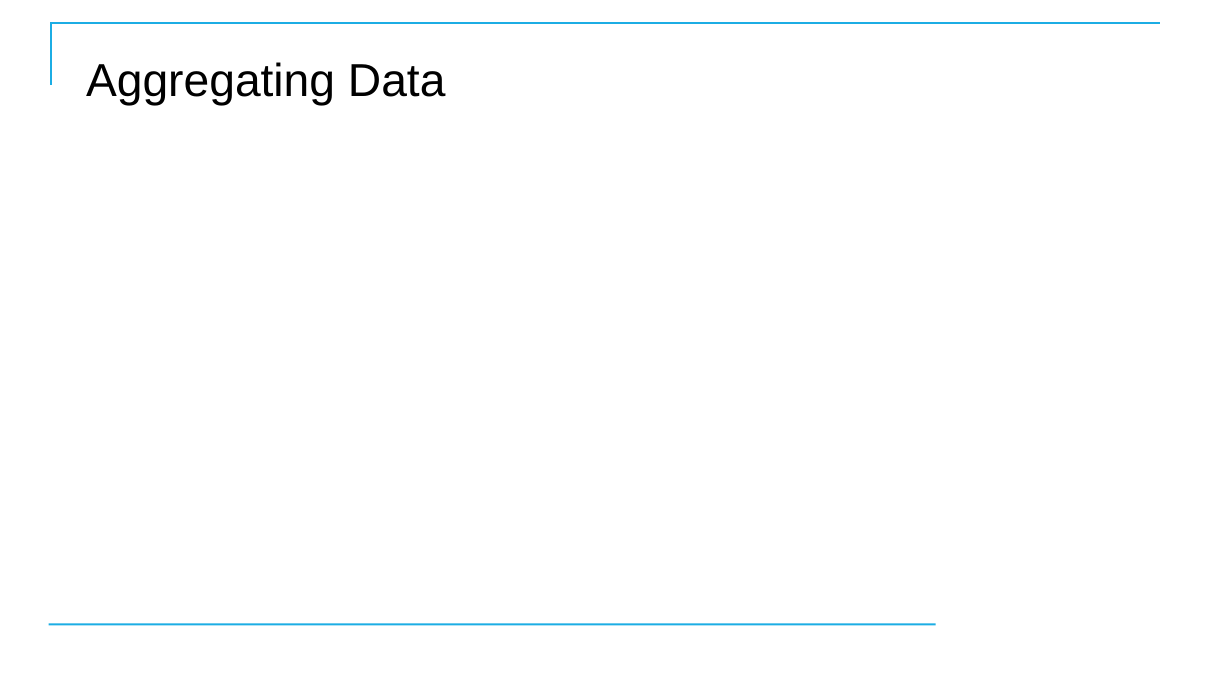
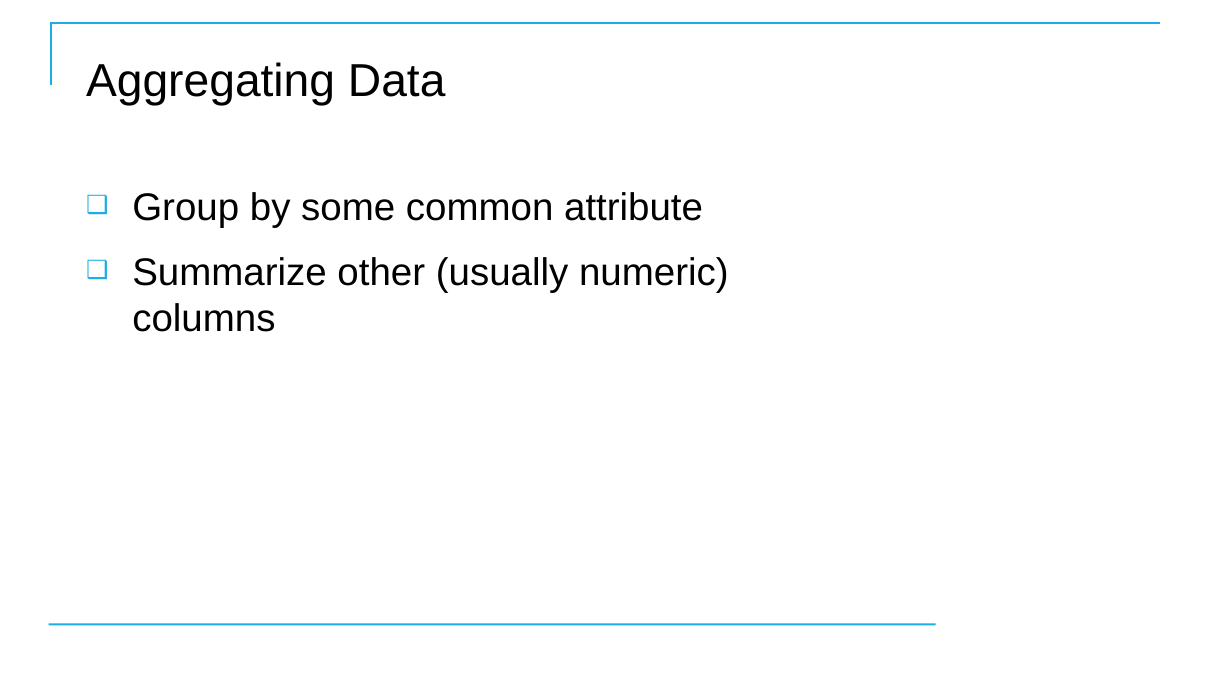
Before and after one commit to CostelloTechnicalConsulting/XTBP10---Tableau-Prep-Introduction, a slide deck: slide 90 of ppt/TableauPrepBuilderIntroV1_1.pptx (slide 87 before the commit). Drawn at 1232x693 pixels with LibreOffice and Linux fonts; fonts in the diff are those of the drawing; background and template pictures are left out. Boxes give left, top, right and bottom in pixels: in the first picture for what was removed or moved away, otherwise in the second. Text is boxed around its words. In the diff, an @@ line names an element or a change of style, - is before the commit and + after.

```diff
--- a/ppt/TableauPrepBuilderIntroV1_1.pptx
+++ b/ppt/TableauPrepBuilderIntroV1_1.pptx
@@ text added at [132,192,729,332], 30 pt, text #000000 @@
+❑ Group by some common attribute
+❑ Summarize other (usually numeric) columns
```
Also in this commit, not shown: 6 other slides changed, 8 slides added, 4 slides removed, 3 other files.
